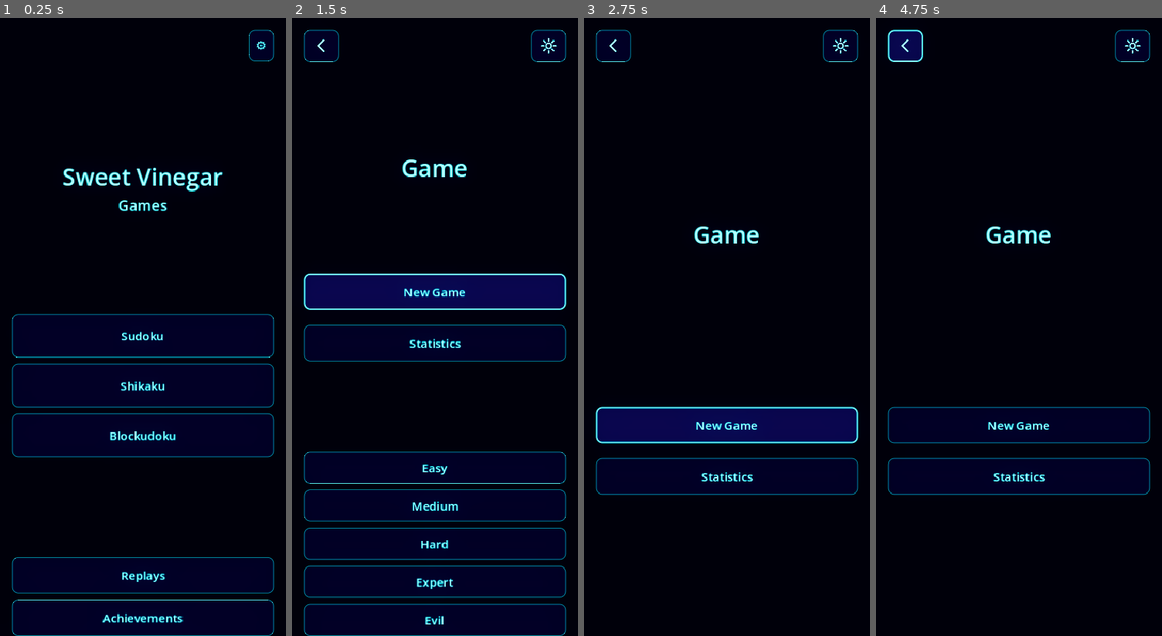
Above: before the commit, frames 1-4 (left to right).
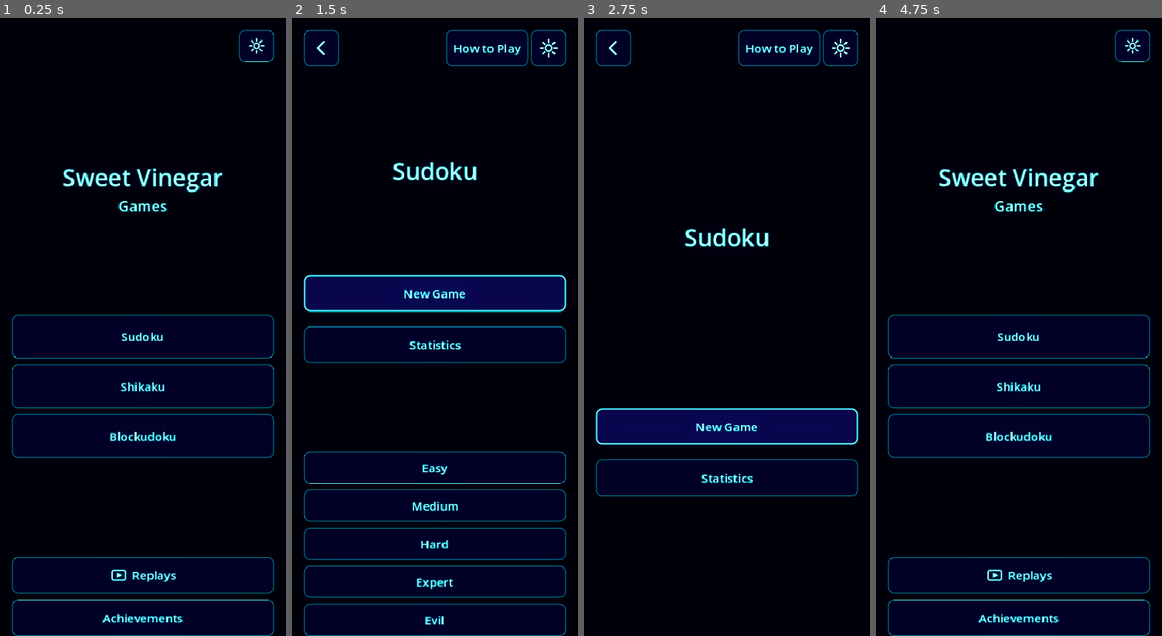
Above: after the commit, the same moments.

Repository: mchambers-mojang/sweet-vinegar-games
Game: Godot game, scene res://scenes/game_picker.tscn
Two runs of this game, one before a commit and one after it. Both use one fixed random seed, a clock stepped at 60 frames per second and the inputs below.
Inputs (mouse positions are in pixels of both pictures, inside the frame that each line leads up to):
- Up to frame 1 (0.25 s): no input
- Up to frame 2 (1.5 s): click "Sudoku" at 0.5 s; click "New Game" at 1.25 s
- Up to frame 3 (2.75 s): click "New Game" at 2 s
- Up to frame 4 (4.75 s): click "Statistics" at 2.75 s; click (904, 48) at 3.5 s; click (904, 48) at 4.25 s

The runs differ from the first frame. In frame 1, 3.4% of the frame differs, in the area x 4-96%, y 1-92%; in frame 2, 5.0%; in frame 3, 5.1%; in frame 4, 34%, in the area x 4-96%, y 1-100%.

Commit message:
Fix post-merge issues: menu buttons, titles, icons, and type errors
- Fix %BackButton/%SettingsButton not found: use direct node paths instead
  of unique name lookups which can't cross instance boundaries (top_bar.tscn)
- Fix menu title showing 'Game': add _get_display_name() virtual to GameMenu
  and set title in code since scene instance overrides weren't applying
- Fix icons missing on first load: AppTheme now scans existing buttons on
  startup via call_deferred(_scan_existing_buttons)
- Fix Variant type inference errors: explicit type annotations for
  GameRulesRegistry.get_rule() return values
- Fix 7-tap gesture: connect gui_input on both title labels for mouse

Co-authored-by: Copilot <223556219+Copilot@users.noreply.github.com>

Diff:
--- a/scenes/blockudoku_menu.tscn
+++ b/scenes/blockudoku_menu.tscn
@@ -6,5 +6,5 @@
 [node name="BlockudokuMenu" instance=ExtResource("1")]
 script = ExtResource("2")
 
-[node name="MarginContainer/VBoxContainer/TitleLabel" parent="." index=3]
+[node name="MarginContainer/VBoxContainer/TitleLabel" parent="."]
 text = "Blockudoku"
--- a/scenes/main_menu.tscn
+++ b/scenes/main_menu.tscn
@@ -6,7 +6,7 @@
 [node name="MainMenu" instance=ExtResource("1")]
 script = ExtResource("2")
 
-[node name="MarginContainer/VBoxContainer/TitleLabel" parent="." index=3]
+[node name="MarginContainer/VBoxContainer/TitleLabel" parent="."]
 unique_name_in_owner = true
 text = "Sudoku"
 
--- a/scenes/shikaku_menu.tscn
+++ b/scenes/shikaku_menu.tscn
@@ -6,7 +6,7 @@
 [node name="ShikakuMenu" instance=ExtResource("1")]
 script = ExtResource("2")
 
-[node name="MarginContainer/VBoxContainer/TitleLabel" parent="." index=3]
+[node name="MarginContainer/VBoxContainer/TitleLabel" parent="."]
 text = "Shikaku"
 
 [node name="SizeContainer" type="VBoxContainer" parent="MarginContainer/VBoxContainer" index=8]
--- a/scripts/autoload/app_theme.gd
+++ b/scripts/autoload/app_theme.gd
@@ -130,6 +130,8 @@
 			_icons[key] = tex
 	get_tree().node_added.connect(_on_node_added)
 	get_tree().node_removed.connect(_on_node_removed)
+	# Scan buttons already in the tree (main scene loads before node_added connects)
+	call_deferred("_scan_existing_buttons")
 
 
 func _apply_theme_setting() -> void:
@@ -339,6 +341,19 @@
 
 
 # --- Reactive icon application (push model via node_added signal) ---
+
+func _scan_existing_buttons() -> void:
+	var root := get_tree().root
+	if root:
+		_scan_node_recursive(root)
+
+
+func _scan_node_recursive(node: Node) -> void:
+	if node is Button:
+		_try_apply_icon(node as Button)
+	for child in node.get_children():
+		_scan_node_recursive(child)
+
 
 func _on_node_added(node: Node) -> void:
 	if node is Button:
--- a/scripts/blockudoku/blockudoku_game_screen.gd
+++ b/scripts/blockudoku/blockudoku_game_screen.gd
@@ -292,7 +292,7 @@
 	var local_pos := board.get_local_mouse_position()
 	# Offset upward so finger doesn't cover the placement
 	var cell_size := board._get_cell_size()
-	var offset_multiplier := GameRulesRegistry.get_rule("blockudoku", "drag_offset")  # 0=None, 1=Small, 2=Medium, 3=Large
+	var offset_multiplier: int = GameRulesRegistry.get_rule("blockudoku", "drag_offset")  # 0=None, 1=Small, 2=Medium, 3=Large
 	if offset_multiplier > 0:
 		local_pos.y -= cell_size * offset_multiplier
 	var grid_pos := board.screen_to_grid(local_pos)
@@ -321,7 +321,7 @@
 	var local_pos := board.get_local_mouse_position()
 	var cell_size := board._get_cell_size()
 	var origin := board._get_grid_origin()
-	var offset_multiplier := GameRulesRegistry.get_rule("blockudoku", "drag_offset")
+	var offset_multiplier: int = GameRulesRegistry.get_rule("blockudoku", "drag_offset")
 	if offset_multiplier > 0:
 		local_pos.y -= cell_size * offset_multiplier
 	var grid_pos := board.screen_to_grid(local_pos)
--- a/scripts/blockudoku/blockudoku_menu.gd
+++ b/scripts/blockudoku/blockudoku_menu.gd
@@ -5,8 +5,8 @@
 @onready var continue_button: Button = %ContinueButton
 @onready var new_game_button: Button = %NewGameButton
 @onready var stats_button: Button = %StatsButton
-@onready var settings_button: Button = %SettingsButton
-@onready var back_button: Button = %BackButton
+@onready var settings_button: Button = $MarginContainer/VBoxContainer/TopBar/SettingsButton
+@onready var back_button: Button = $MarginContainer/VBoxContainer/TopBar/BackButton
 
 
 # --- GameMenu overrides ---
@@ -27,6 +27,10 @@
 
 func _get_game_id() -> String:
 	return "blockudoku"
+
+
+func _get_display_name() -> String:
+	return "Blockudoku"
 
 
 func _get_menu_scene_path() -> String:
--- a/scripts/game_menu.gd
+++ b/scripts/game_menu.gd
@@ -13,6 +13,11 @@
 
 ## Unique game identifier (e.g. "sudoku", "shikaku")
 func _get_game_id() -> String:
+	return ""
+
+
+## Display name shown in the menu title
+func _get_display_name() -> String:
 	return ""
 
 
@@ -70,6 +75,11 @@
 # --- Base lifecycle ---
 
 func _ready() -> void:
+	# Set title
+	var title_lbl := get_node_or_null("%TitleLabel") as Label
+	if title_lbl and not _get_display_name().is_empty():
+		title_lbl.text = _get_display_name()
+
 	# Wire standard buttons (null-safe)
 	var continue_btn := _get_button("continue_button")
 	var new_game_btn := _get_button("new_game_button")
--- a/scripts/shikaku/shikaku_menu.gd
+++ b/scripts/shikaku/shikaku_menu.gd
@@ -5,9 +5,9 @@
 @onready var continue_button: Button = %ContinueButton
 @onready var new_game_button: Button = %NewGameButton
 @onready var stats_button: Button = %StatsButton
-@onready var settings_button: Button = %SettingsButton
+@onready var settings_button: Button = $MarginContainer/VBoxContainer/TopBar/SettingsButton
 @onready var size_container: VBoxContainer = %SizeContainer
-@onready var back_button: Button = %BackButton
+@onready var back_button: Button = $MarginContainer/VBoxContainer/TopBar/BackButton
 
 const SIZE_OPTIONS := [5, 7, 8, 10, 12, 15]
 const SIZE_NAMES := {5: "5×5", 7: "7×7", 8: "8×8", 10: "10×10", 12: "12×12", 15: "15×15"}
@@ -19,6 +19,10 @@
 
 func _get_game_id() -> String:
 	return "shikaku"
+
+
+func _get_display_name() -> String:
+	return "Shikaku"
 
 
 func _get_menu_scene_path() -> String:
--- a/scripts/sudoku/sudoku_main_menu.gd
+++ b/scripts/sudoku/sudoku_main_menu.gd
@@ -5,10 +5,10 @@
 @onready var continue_button: Button = %ContinueButton
 @onready var new_game_button: Button = %NewGameButton
 @onready var stats_button: Button = %StatsButton
-@onready var settings_button: Button = %SettingsButton
+@onready var settings_button: Button = $MarginContainer/VBoxContainer/TopBar/SettingsButton
 @onready var difficulty_container: VBoxContainer = %DifficultyContainer
 @onready var title_label: Label = %TitleLabel
-@onready var back_button: Button = %BackButton
+@onready var back_button: Button = $MarginContainer/VBoxContainer/TopBar/BackButton
 
 const DIFFICULTY_NAMES := ["Easy", "Medium", "Hard", "Expert", "Evil"]
 
@@ -19,6 +19,10 @@
 
 func _get_game_id() -> String:
 	return "sudoku"
+
+
+func _get_display_name() -> String:
+	return "Sudoku"
 
 
 func _get_menu_scene_path() -> String:
